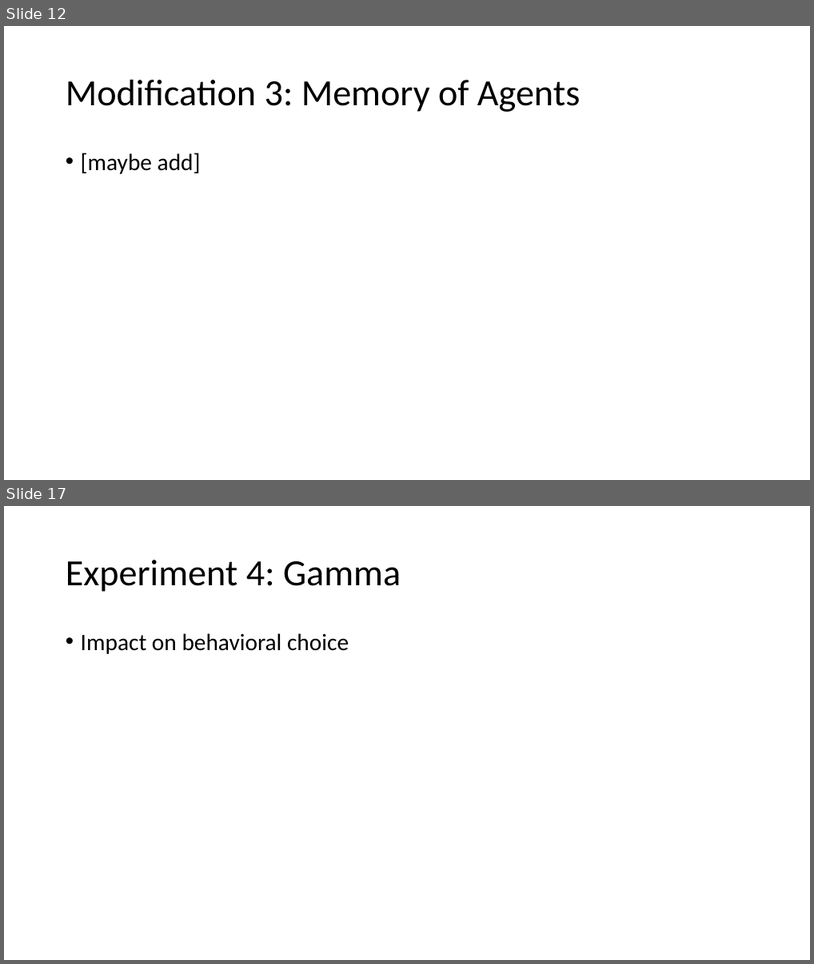
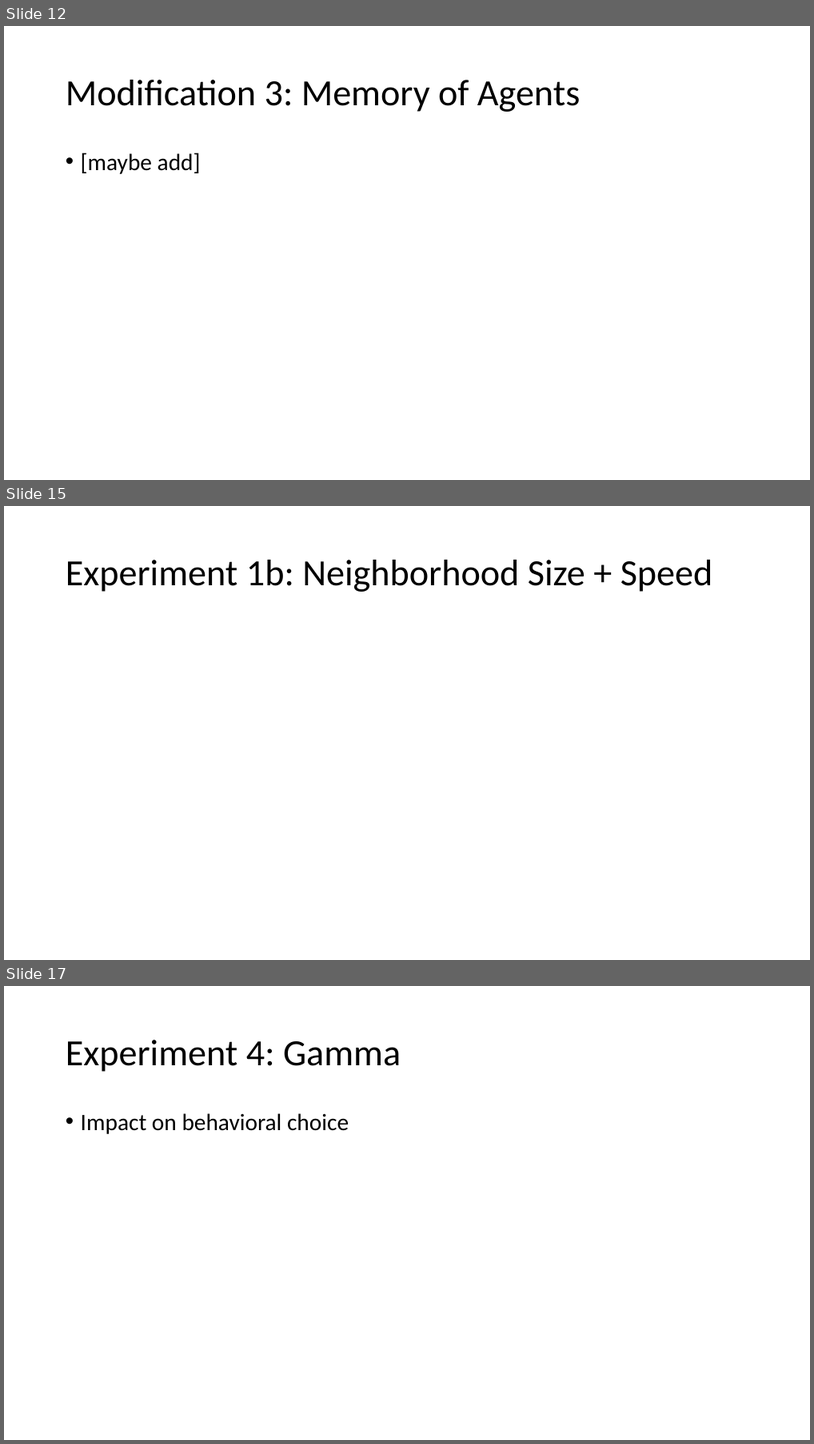
Before and after one commit to ruiqing369/Lakeland, a slide deck: Lakeland Presentation.pptx. Shown one above the other, each under a label of ours: slides 12 and 17 before the commit, slides 12, 15 and 17 after it; the slides between them are not shown. The pictures are 814x964 and 814x1444 pixels, drawn with LibreOffice and Linux fonts; fonts in the diff are those of the drawing. Boxes give left, top, right and bottom in pixels: in the first picture for what was removed or moved away, otherwise in the second. Text is boxed around its words. In the diff, an @@ line names an element or a change of style, - is before the commit and + after.

```diff
--- a/Lakeland Presentation.pptx
+++ b/Lakeland Presentation.pptx
@@ slide 15 added at bbox=[4, 506, 810, 960], background #FFFFFF @@
@@ title added at bbox=[66, 560, 714, 592], 44 pt, text #000000 @@
+Experiment 1b: Neighborhood Size + Speed
```
Also in this commit, not shown: 2 slides changed, 1 other slide added, 2 slides removed.
